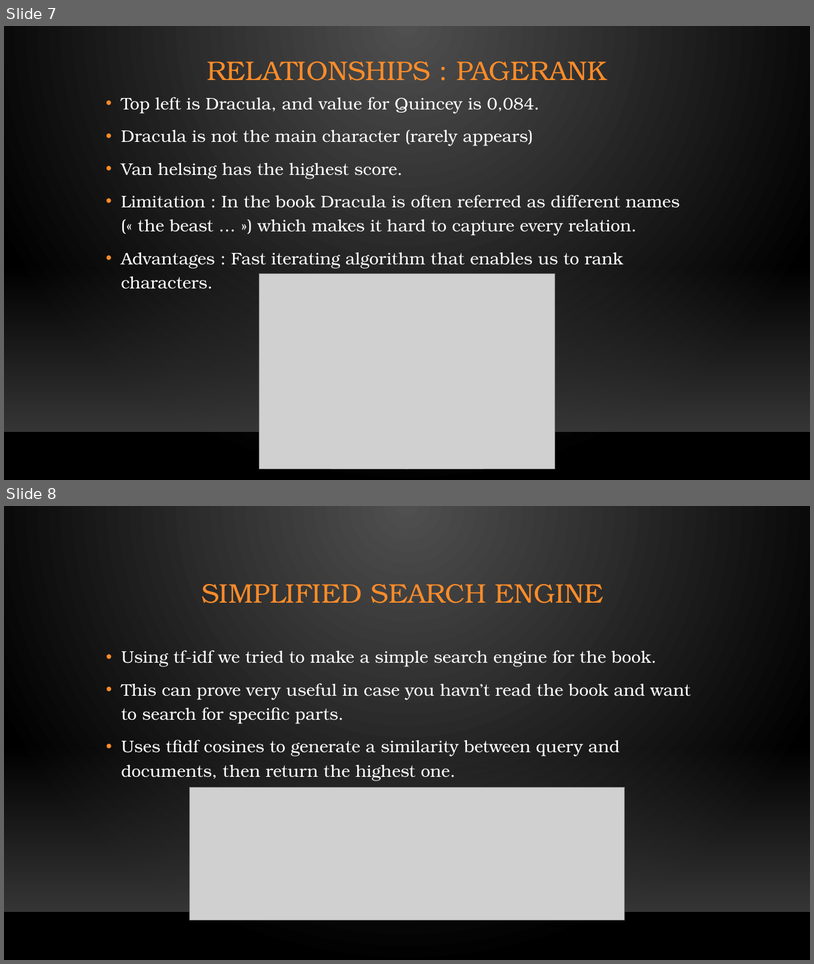
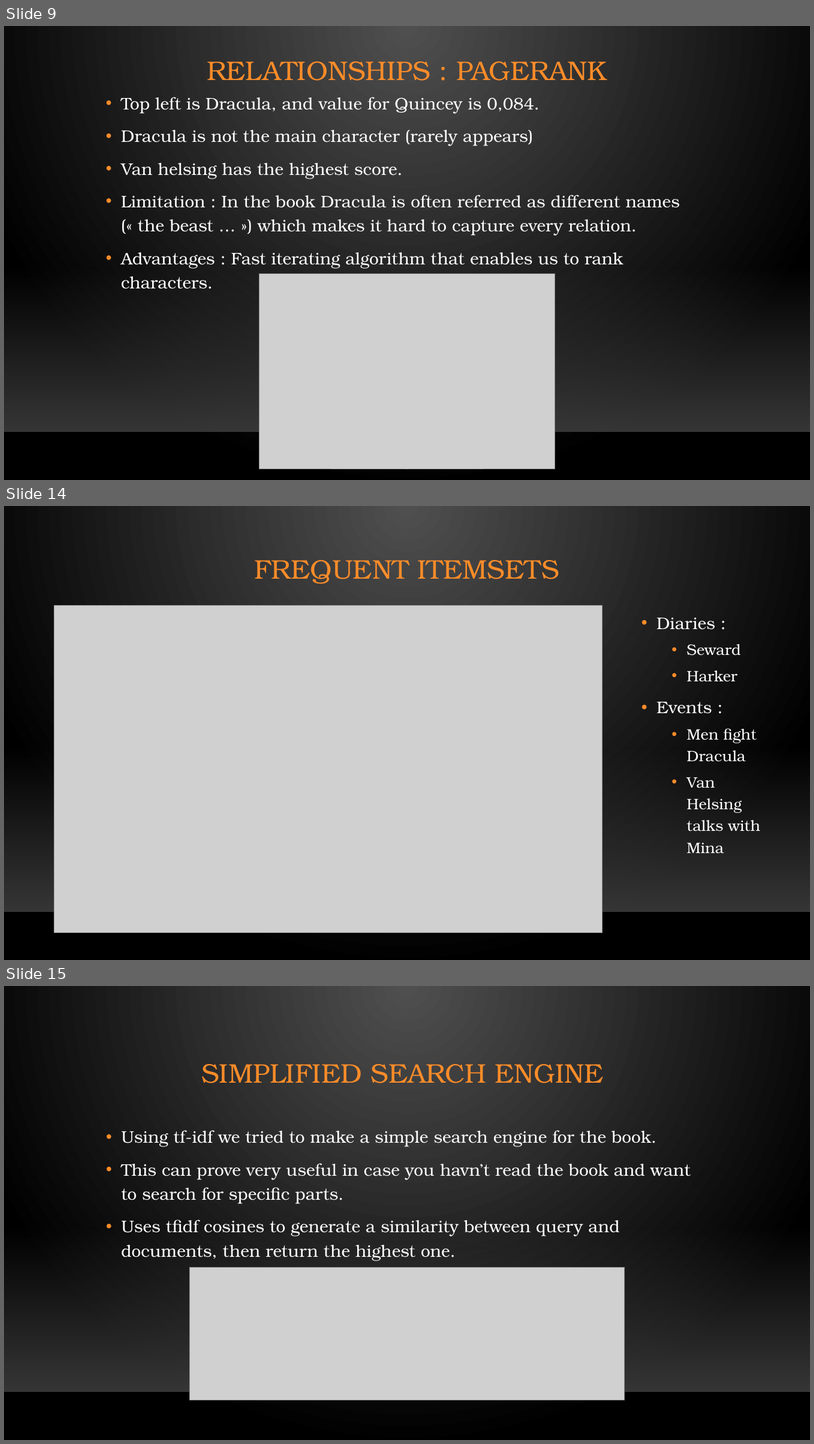
Before and after one commit to Lledune/DS-Project-Dracula, a slide deck: Understanding Dracula.pptx. Shown one above the other, each under a label of ours: slides 7 and 8 before the commit, slides 9, 14 and 15 after it; the slides between them are not shown. The pictures are 814x964 and 814x1444 pixels, drawn with LibreOffice and Linux fonts; fonts in the diff are those of the drawing; grey boxes stand for pictures; background and template pictures are left out. Boxes give left, top, right and bottom in pixels: in the first picture for what was removed or moved away, otherwise in the second. Text is boxed around its words. In the diff, an @@ line names an element or a change of style, - is before the commit and + after.

```diff
--- a/Understanding Dracula.pptx
+++ b/Understanding Dracula.pptx
@@ slide 14 added at bbox=[4, 506, 810, 960], background gradient #505050 to #000000; not listed: 2 template elements that a slide beside it also shows @@
@@ title added at bbox=[254, 560, 560, 584], 32 pt, text #FB8C29 @@
+FREQUENT ITEMSETS
@@ picture added at bbox=[54, 605, 603, 933] @@
@@ text added at bbox=[657, 617, 761, 853], 18 pt, text #FFFFFF @@
+• Diaries :
+  • Seward
+  • Harker
+• Events :
+  • Men fight Dracula
+  • Van Helsing talks with Mina
@@ what was slide 7 is now slide 9 @@
@@ what was slide 8 is now slide 15 @@
```
Also in this commit, not shown: 8 other slides added, 1 slide removed, 2 other files.
